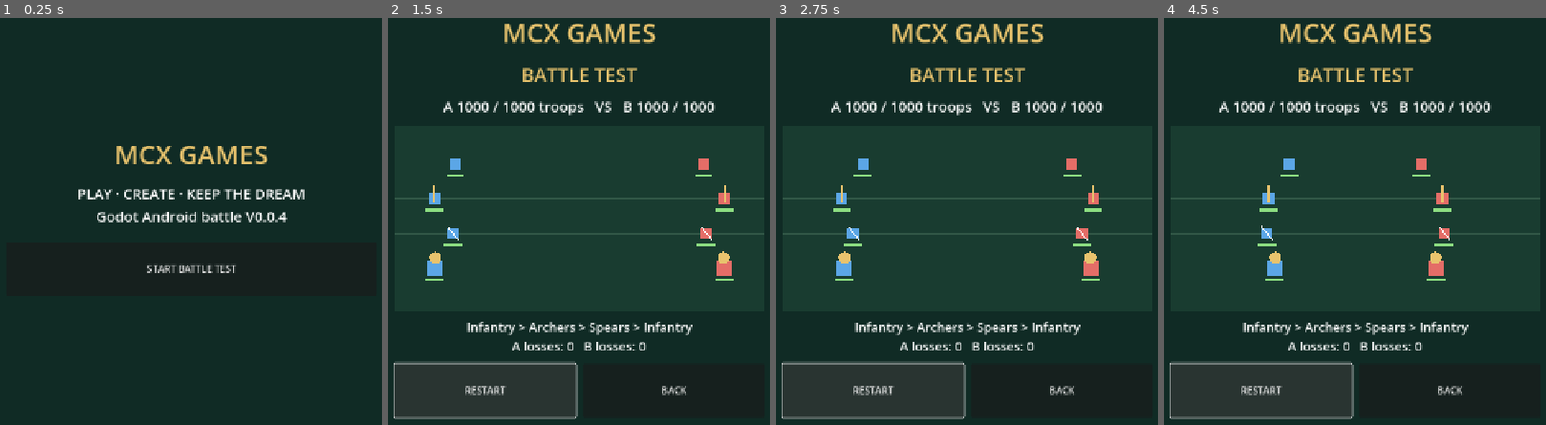
Above: before the commit, frames 1-4 (left to right).
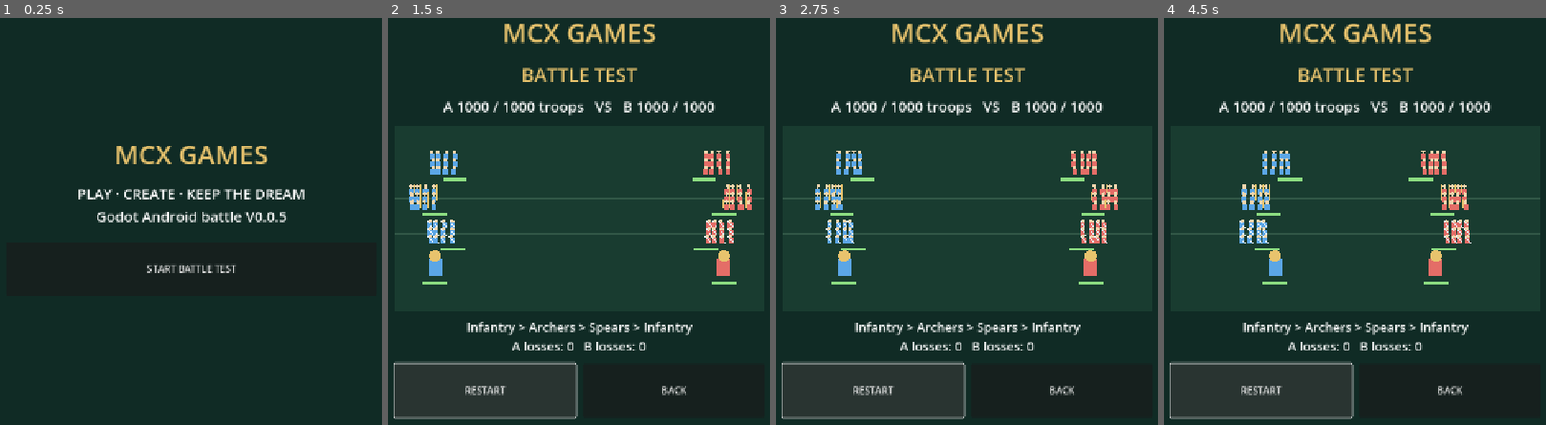
Above: after the commit, the same moments.

Repository: snowfire0918-ui/mcx-godot-test
Game: Godot game, scene res://scenes/main.tscn
Two runs of this game, one before a commit and one after it. Both use one fixed random seed, a clock stepped at 60 frames per second and the inputs below.
Inputs:
- Up to frame 1 (0.25 s): no input
- Up to frame 2 (1.5 s): click "START BATTLE TEST" at 0.5 s; click "RESTART" at 1.25 s
- Up to frame 3 (2.75 s): click "RESTART" at 2 s
- Up to frame 4 (4.5 s): click "RESTART" at 2.75 s

The runs differ from the first frame. In frame 1, less than 0.1% of the frame differs, in the area x 72-76%, y 47-51%; in frame 2, 2.7%; in frame 3, 2.5%; in frame 4, 2.7%, in the area x 19-81%, y 32-66%.

Commit message:
Render up to 12 animated soldiers per troop formation in V0.0.5

Diff:
--- a/scripts/main.gd
+++ b/scripts/main.gd
@@ -1,10 +1,11 @@
 extends Control
 
-# MCX GAMES V0.0.4: troop counts, type advantages and battle losses.
+# MCX GAMES V0.0.5: mobile-friendly multi-soldier formations.
 # Visual and balance values are placeholders for Android prototype testing.
 const MAX_HP := 100
 const FIELD_W := 620.0
 const SPEED := 65.0
+const MAX_VISIBLE_PER_GROUP := 12
 const ATTACK_TIME := 0.8
 const UNIT_NAMES := ["INFANTRY", "SPEARS", "ARCHERS"]
 const COLORS := [Color("#5ba6e6"), Color("#e46d67")]
@@ -42,7 +43,7 @@
     home = VBoxContainer.new()
     home.add_theme_constant_override("separation", 25)
     layout.add_child(home)
-    home.add_child(_label("PLAY · CREATE · KEEP THE DREAM\nGodot Android battle V0.0.4", 24))
+    home.add_child(_label("PLAY · CREATE · KEEP THE DREAM\nGodot Android battle V0.0.5", 24))
     var start := _button("START BATTLE TEST")
     start.pressed.connect(_show_battle)
     home.add_child(start)
@@ -222,14 +223,30 @@
         var kind: int = int(u["kind"])
         var team: int = int(u["team"])
         var color: Color = COLORS[team]
-        var size: float = 25.0 if kind == 3 else 19.0
-        field.draw_rect(Rect2(x - size / 2.0, y - size / 2.0, size, size), color)
         if kind == 3:
-            field.draw_circle(Vector2(x, y - 17.0), 10.0, Color("#e8c36d"))
-        elif kind == 2:
-            field.draw_line(Vector2(x - 9.0, y - 12.0), Vector2(x + 10.0, y + 12.0), Color.WHITE, 2.0)
-        elif kind == 1:
-            field.draw_line(Vector2(x, y - 21.0), Vector2(x, y + 5.0), Color("#e8c36d"), 3.0)
+            # General is distinct from the troop formation.
+            field.draw_rect(Rect2(x - 12.0, y - 15.0, 24.0, 29.0), color)
+            field.draw_circle(Vector2(x, y - 20.0), 10.0, Color("#e8c36d"))
+        else:
+            # A formation renders up to 12 individuals per troop group.
+            # Underlying battle simulation still operates at group level.
+            var starting: int = int(u["starting_soldiers"])
+            var current: int = int(u["soldiers"])
+            var visible: int = mini(MAX_VISIBLE_PER_GROUP, int(ceil(float(current) * float(MAX_VISIBLE_PER_GROUP) / float(starting))))
+            for i in range(visible):
+                var col: int = i % 4
+                var row: int = i / 4
+                var side: float = 1.0 if team == 0 else -1.0
+                var phase: float = float(i) * 1.7 + float(team) * 0.8
+                var step: float = sin(tick * 7.0 + phase) * 2.0 if active else 0.0
+                var px: float = x - side * (float(col) * 12.0 + 3.0) + step
+                var py: float = y + (float(row) - 1.0) * 13.0
+                field.draw_rect(Rect2(px - 4.0, py - 5.0, 8.0, 10.0), color)
+                field.draw_circle(Vector2(px, py - 8.0), 3.0, Color("#f1d6ae"))
+                if kind == 1:
+                    field.draw_line(Vector2(px + side * 5.0, py - 12.0), Vector2(px + side * 5.0, py + 4.0), Color("#e8c36d"), 1.5)
+                elif kind == 2:
+                    field.draw_line(Vector2(px - 5.0, py - 9.0), Vector2(px + 5.0, py + 3.0), Color("#e9f4ff"), 1.5)
         var ratio: float = float(u["hp"]) / float(u["max_hp"])
-        field.draw_rect(Rect2(x - 15.0, y + 17.0, 30.0, 4.0), Color("#3a2424"))
-        field.draw_rect(Rect2(x - 15.0, y + 17.0, 30.0 * ratio, 4.0), Color("#8cdd81"))
+        field.draw_rect(Rect2(x - 20.0, y + 24.0, 40.0, 4.0), Color("#3a2424"))
+        field.draw_rect(Rect2(x - 20.0, y + 24.0, 40.0 * ratio, 4.0), Color("#8cdd81"))
